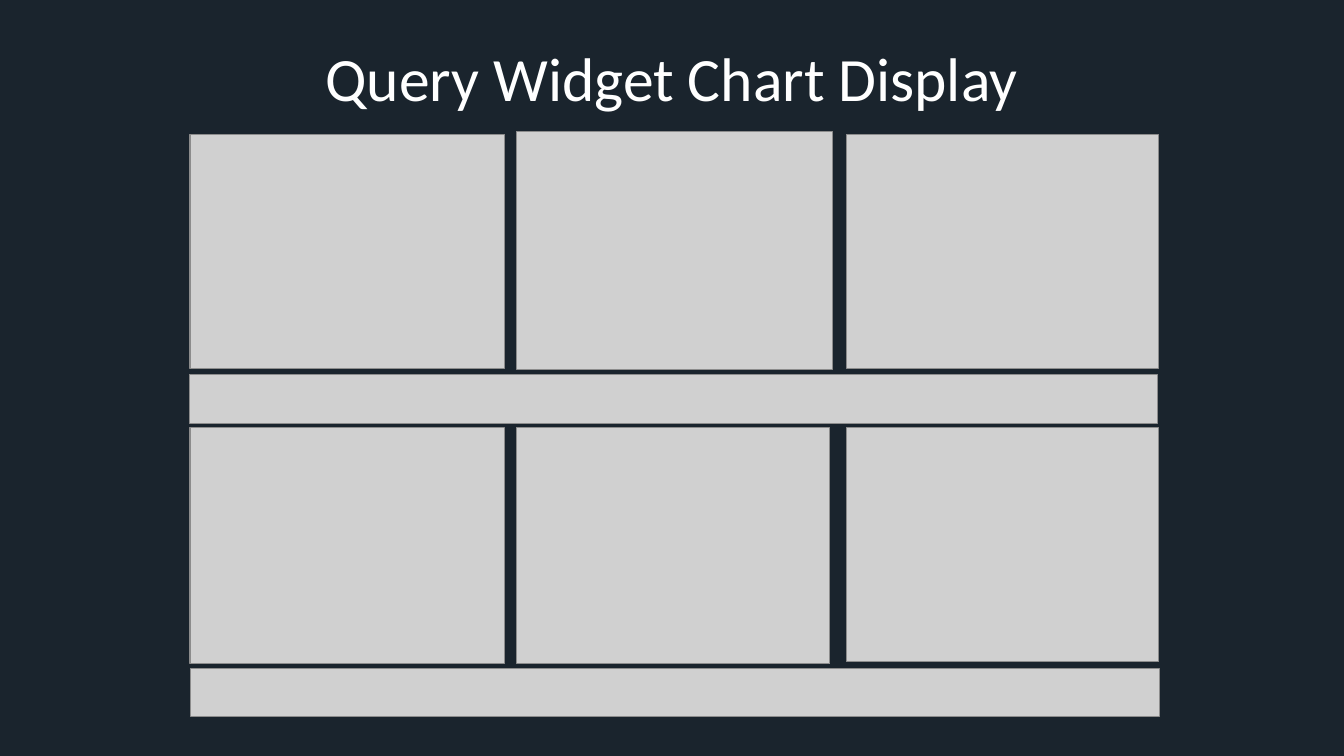
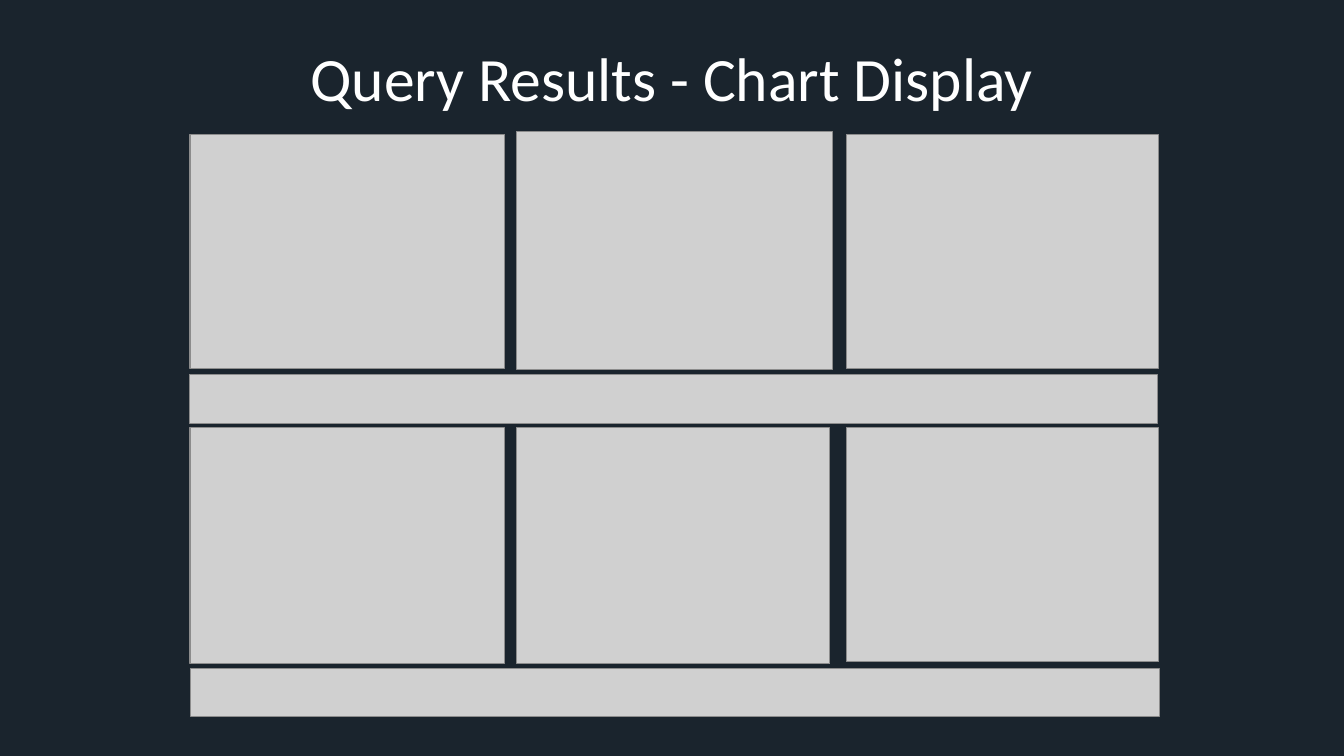
Before and after one commit to xresch/CoreFramework, a slide deck: slide 18 of docs/CFW_Features.pptx (slide 15 before the commit). Drawn at 1344x756 pixels with LibreOffice and Linux fonts; fonts in the diff are those of the drawing; grey boxes stand for pictures. Boxes give left, top, right and bottom in pixels: in the first picture for what was removed or moved away, otherwise in the second. Text is boxed around its words. In the diff, an @@ line names an element or a change of style, - is before the commit and + after.

```diff
--- a/docs/CFW_Features.pptx
+++ b/docs/CFW_Features.pptx
@@ title at (310,58,1033,111): text changed @@
-Query Widget Chart Display
+Query Results - Chart Display
```
Also in this commit, not shown: 8 other slides changed, 13 slides added, 2 other files.
